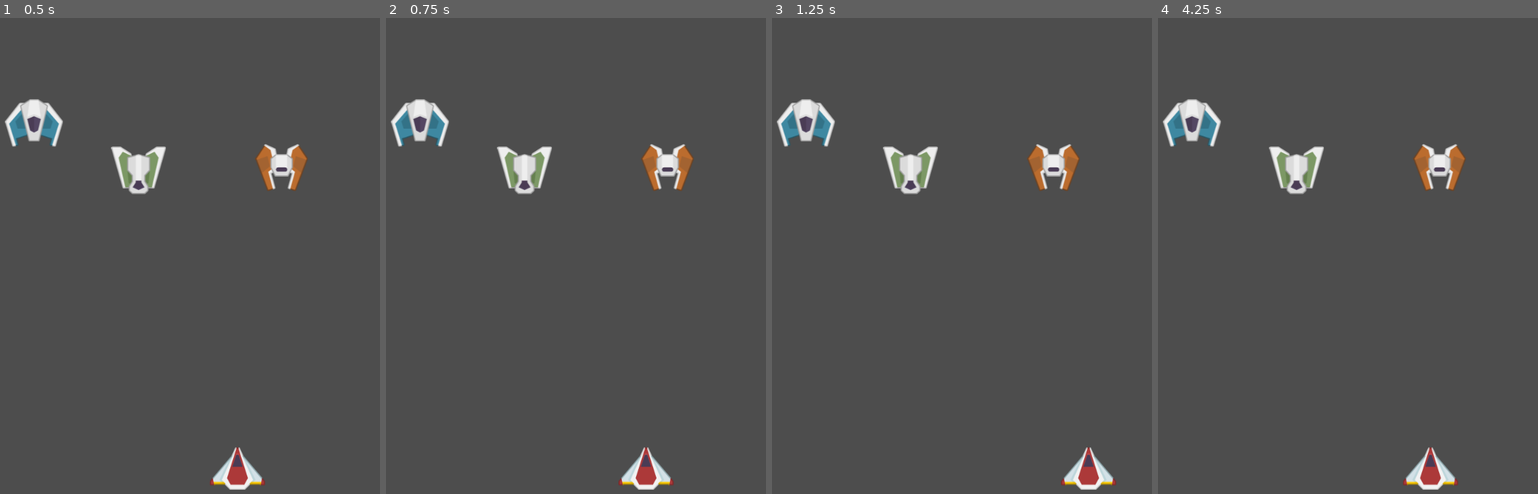
Above: before the commit, frames 1-4 (left to right).
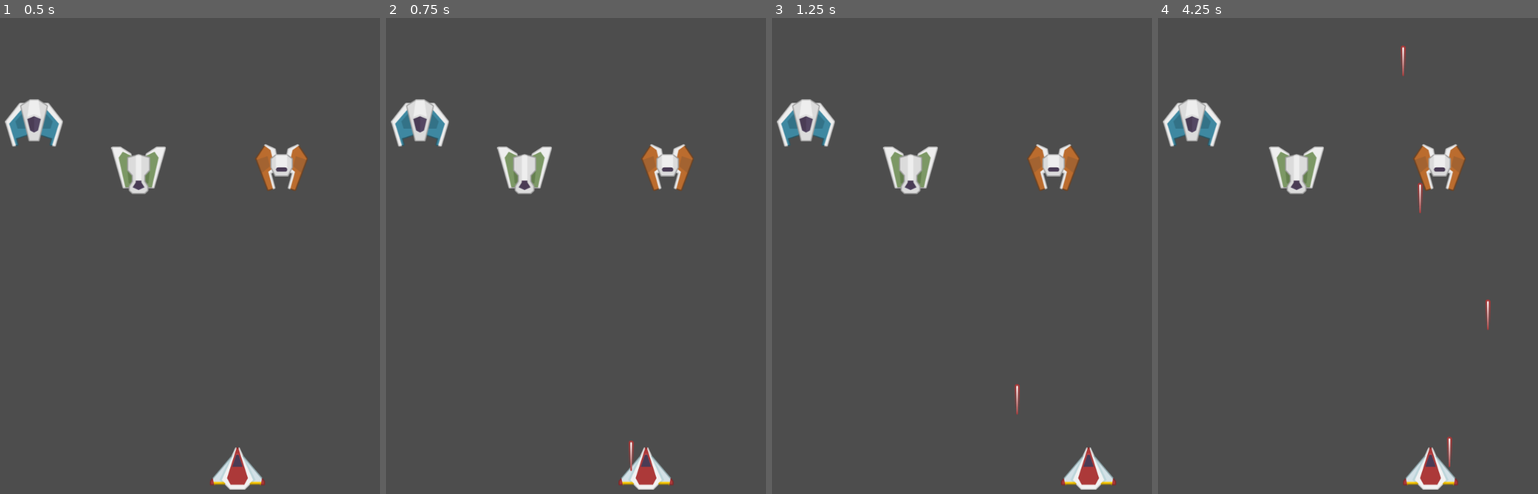
Above: after the commit, the same moments.

Repository: TheGabmeister/games-godot
Game: Godot game, scene res://scenes/game.tscn
Same seed, same stepped clock (60 frames per second), same inputs: the game is played once before the commit and once after it. The engine's default icon, where the game draws it, is replaced by a stand-in: a white triangle on a blue panel in a dark square.
Inputs:
- Up to frame 1 (0.5 s): no input
- Up to frame 2 (0.75 s): tap Enter at 0.5 s; hold D (move_right) from 0.53 s (still down); tap Space (jump) at 0.6 s
- Up to frame 3 (1.25 s): keep holding D (move_right); tap Space (jump) at 0.77, 1.07 s
- Up to frame 4 (4.25 s): release D (move_right) at 1.28 s; hold A (move_left) 1.28-2.03 s; tap Space (jump) at 1.35, 1.52, 1.82, 2.1, 2.85, 3.02, 3.32, 3.6, 3.77, 4.07 s; hold D (move_right) 2.03-3.53 s; hold A (move_left) from 3.53 s (still down)

Frame 1 is identical in both runs. In frame 2, less than 0.1% of the frame differs, in the area x 63-66%, y 88-96%; in frame 3, less than 0.1%; in frame 4, 0.3%, in the area x 63-88%, y 5-95%.

Commit message:
Fix bullet collision detection

Diff:
--- a/space_invaders/scenes/player_bullet.tscn
+++ /dev/null
@@ -1,9 +0,0 @@
-[gd_scene format=3 uid="uid://clb64bcrmswos"]
-
-[node name="PlayerBullet" type="Node2D"]
-
-[node name="Sprite2D" type="Sprite2D" parent="."]
-
-[node name="Area2D" type="Area2D" parent="."]
-
-[node name="CollisionShape2D" type="CollisionShape2D" parent="Area2D"]
--- /dev/null
+++ b/space_invaders/scenes/player_laser.tscn
@@ -0,0 +1,19 @@
+[gd_scene load_steps=4 format=3 uid="uid://clb64bcrmswos"]
+
+[ext_resource type="Texture2D" uid="uid://bdxqv7qhqyrxn" path="res://sprites/player_laser.png" id="1_8lrg4"]
+[ext_resource type="Script" uid="uid://7yrennlb4v2w" path="res://scripts/player_laser.gd" id="2_p3bga"]
+
+[sub_resource type="CapsuleShape2D" id="CapsuleShape2D_p3bga"]
+
+[node name="PlayerLaser" type="Node2D"]
+script = ExtResource("2_p3bga")
+
+[node name="Sprite2D" type="Sprite2D" parent="."]
+texture = ExtResource("1_8lrg4")
+
+[node name="Area2D" type="Area2D" parent="."]
+
+[node name="CollisionShape2D" type="CollisionShape2D" parent="Area2D"]
+shape = SubResource("CapsuleShape2D_p3bga")
+
+[connection signal="area_entered" from="Area2D" to="." method="_on_area_2d_area_entered"]
--- /dev/null
+++ b/space_invaders/scripts/player_laser.gd
@@ -0,0 +1,9 @@
+extends Node2D
+
+var speed = 200
+
+func _process(delta):
+	position.y -= speed * delta
+
+func _on_area_2d_area_entered(area: Area2D) -> void:
+	pass # Replace with function body.
--- a/space_invaders/scripts/player_movement.gd
+++ b/space_invaders/scripts/player_movement.gd
@@ -5,6 +5,7 @@
 var boundary := 350
 var cooldown := 1
 var cooldown_remaining := 0.0
+var bullet = preload("res://scenes/player_laser.tscn")
 
 func _process(delta):
 	var direction := Vector2.ZERO
@@ -14,16 +15,16 @@
 	if Input.is_action_pressed("move_left"):
 		direction.x -= 1
 
-	# Jump cooldown logic
-
-
+	# jump cooldown logic
 	if cooldown_remaining > 0.0:
 		cooldown_remaining -= delta
-
 	if Input.is_action_just_pressed("jump") and cooldown_remaining <= 0.0:
-		print("Hello World")
+		var bullet_inst = bullet.instantiate()
+		bullet_inst.position = position
+		get_tree().root.add_child(bullet_inst)
 		cooldown_remaining = cooldown
 
+	# make sure player doesn't go off screen
 	if position.x > boundary:
 		position.x = boundary
 	if position.x < -boundary:
Not shown, added: space_invaders/scripts/player_laser.gd.uid
Binary file added: space_invaders/sprites/player_laser.png
Not shown, added: space_invaders/sprites/player_laser.png.import
